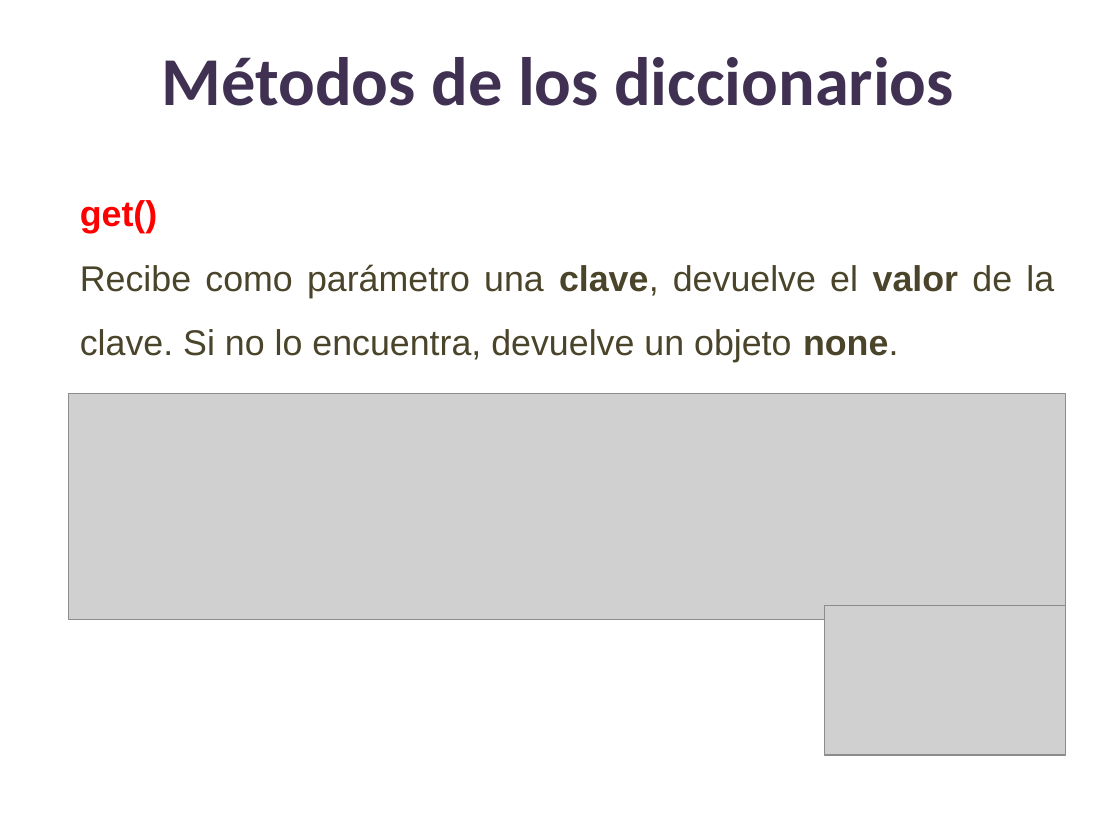
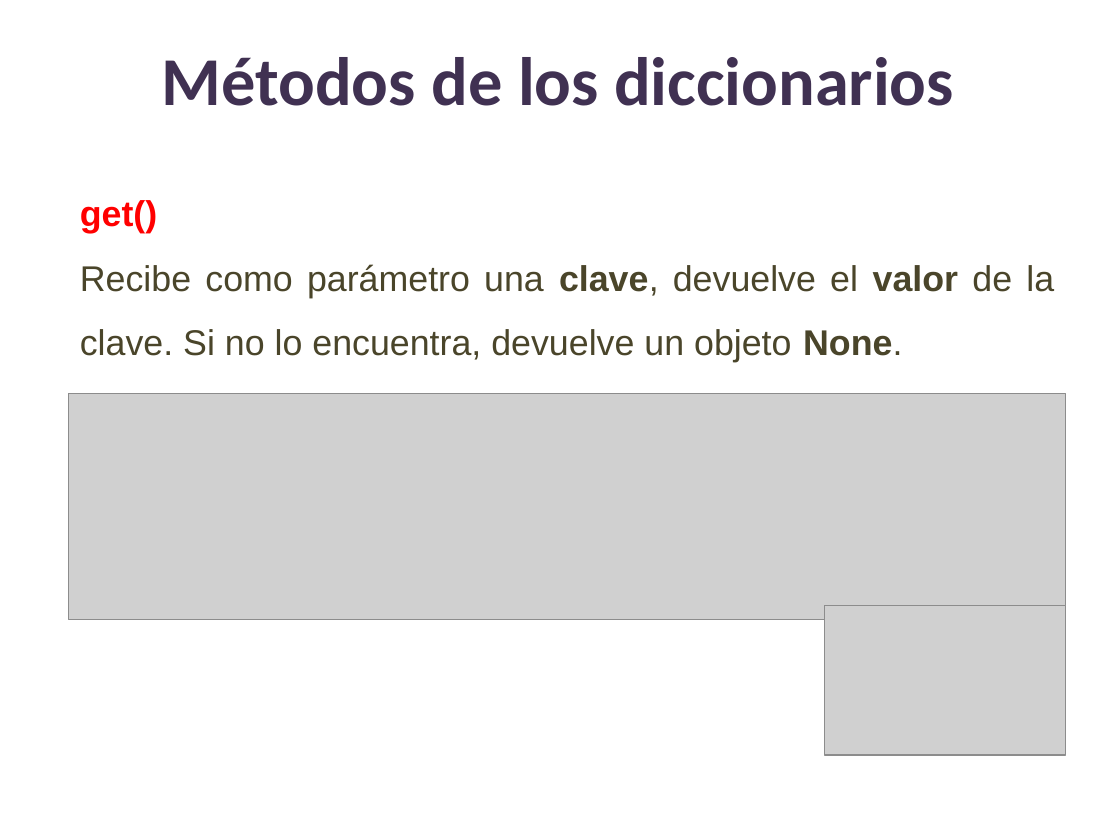
Before and after one commit to lizetheP/Analitica, a slide deck: slide 15 of CalendarioAgo2022/presentaciones/10_DiccionariosTuplas.pptx. Drawn at 1120x840 pixels with LibreOffice and Linux fonts; fonts in the diff are those of the drawing; grey boxes stand for pictures. Boxes give left, top, right and bottom in pixels: in the first picture for what was removed or moved away, otherwise in the second. Text is boxed around its words. In the diff, an @@ line names an element or a change of style, - is before the commit and + after.

```diff
--- a/CalendarioAgo2022/presentaciones/10_DiccionariosTuplas.pptx
+++ b/CalendarioAgo2022/presentaciones/10_DiccionariosTuplas.pptx
@@ text at [80, 264, 1054, 362]: text changed @@
-Recibe como parámetro una clave, devuelve el valor de la clave. Si no lo encuentra, devuelve un objeto none.
+Recibe como parámetro una clave, devuelve el valor de la clave. Si no lo encuentra, devuelve un objeto None.
```
Also in this commit, not shown: 10 other files.
